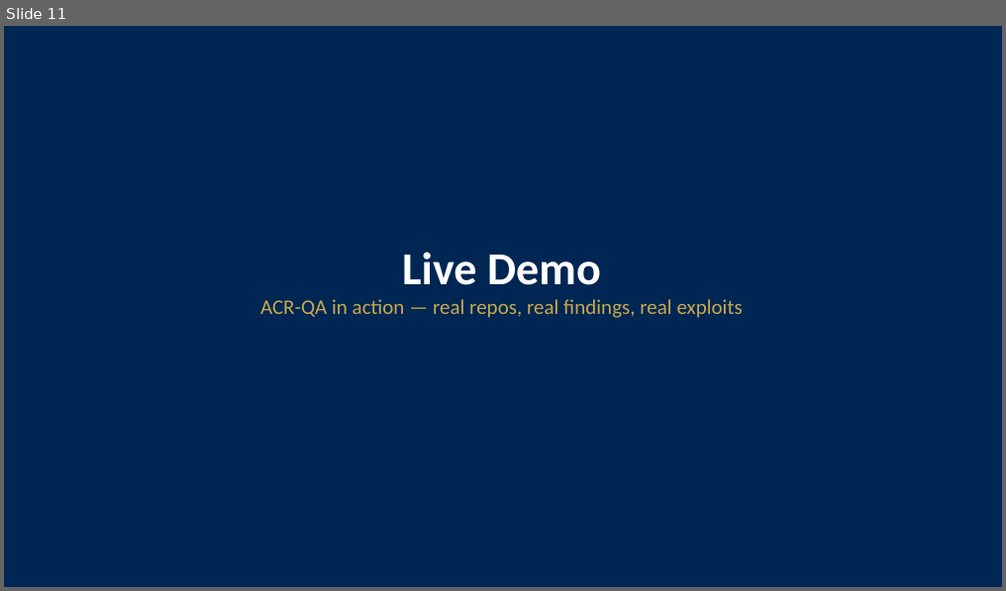
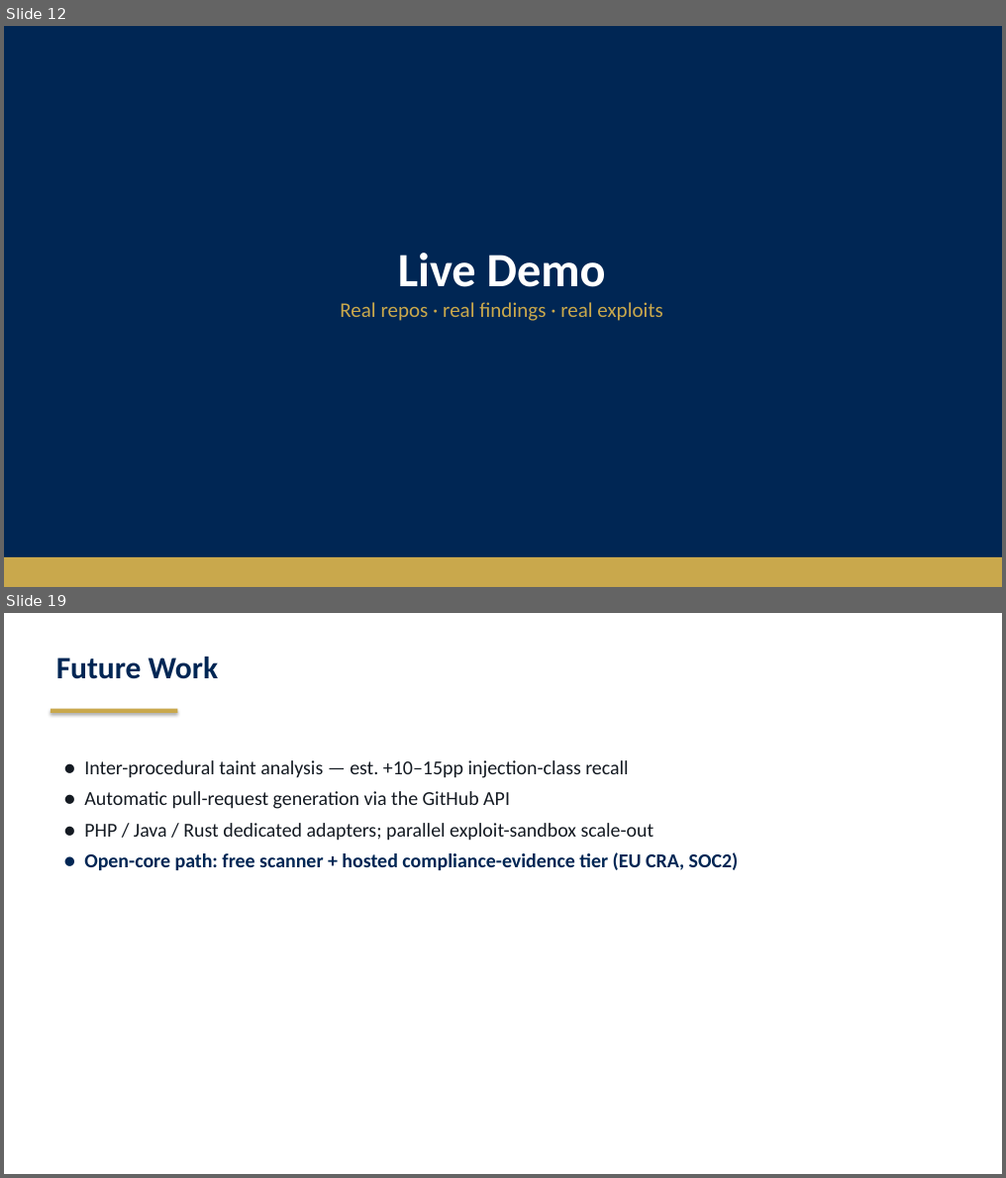
Before and after one commit to starredjaco/ACR-QA, a slide deck: docs/ACR-QA_Defense.odp. Shown one above the other, each under a label of ours: slide 11 before the commit, slides 12 and 19 after it; the slides between them are not shown. The pictures are 1006x591 and 1006x1178 pixels, drawn with LibreOffice and Linux fonts; fonts in the diff are those of the drawing. Boxes give left, top, right and bottom in pixels: in the first picture for what was removed or moved away, otherwise in the second. Text is boxed around its words. In the diff, an @@ line names an element or a change of style, - is before the commit and + after.

Commit message:
feat(defense): god-mode deck — sales narrative + real dashboard screenshots
Rebuild build_defense_deck.py into a 20-slide sales deck: hook (AI writes 1.88x more
vulns), market-reality hero stats ($10-50k vs $0), the Confirmed-Tier funnel visual
(1,942 -> 55), Evaluation table, three trust proofs, competitive matrix, "What ACR-QA
Delivers" close, and real embedded dashboard screenshots (Overview, run detail, OWASP
heatmap, verified attestation) captured live via Playwright. KSIU branding + logo.
Rendered and visually verified.

```diff
--- a/docs/ACR-QA_Defense.odp
+++ b/docs/ACR-QA_Defense.odp
@@ slide 19 added at box(4, 613, 1002, 1174), background #FFFFFF @@
@@ text added at box(56, 657, 218, 679), 30 pt, text #002654, bold @@
+Future Work
@@ rectangle added at box(51, 709, 177, 713), fill #C9A84C @@
@@ text added at box(84, 761, 739, 870), 19 pt, text #141A22 @@
+● Inter-procedural taint analysis — est. +10–15pp injection-class recall
+● Automatic pull-request generation via the GitHub API
+● PHP / Java / Rust dedicated adapters; parallel exploit-sandbox scale-out
+● Open-core path: free scanner + hosted compliance-evidence tier (EU CRA, SOC2)
@@ what was slide 11 is now slide 12 @@
@@ slide 12 changed as well @@
@@ text at box(398, 253, 606, 287): size 44 to 46 pt in "Live Demo" @@
@@ text at box(340, 302, 662, 321): text changed @@
-ACR-QA in action — real repos, real findings, real exploits
+Real repos · real findings · real exploits
@@ rectangle added at box(4, 558, 1002, 587), fill #C9A84C @@
```
Also in this commit, not shown: 6 other slides changed, 12 other slides added, 7 slides removed, 8 other files.
